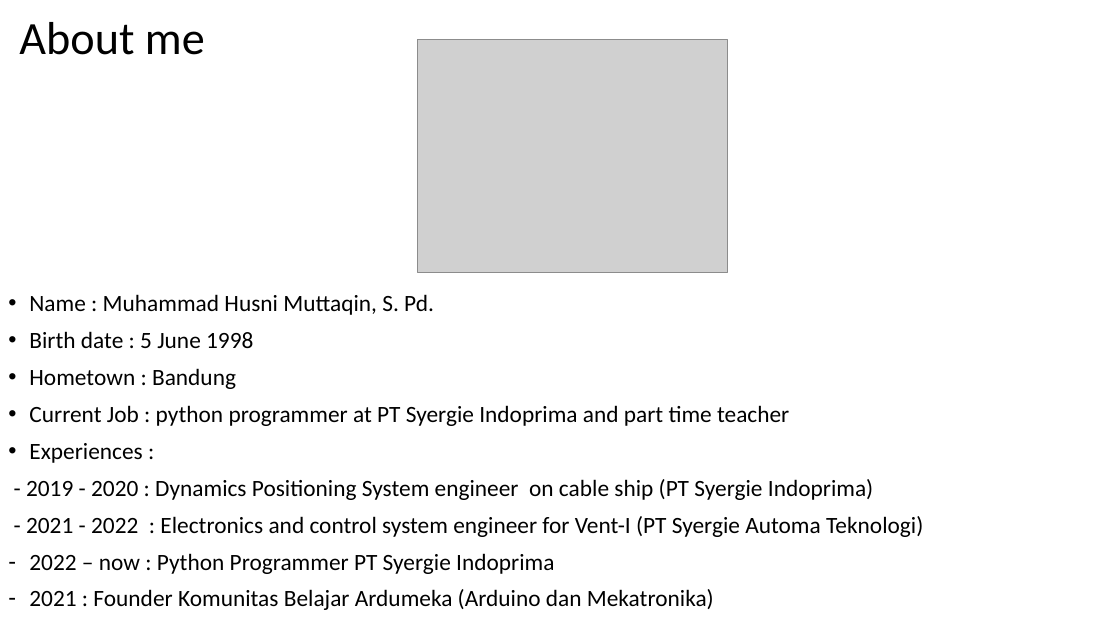
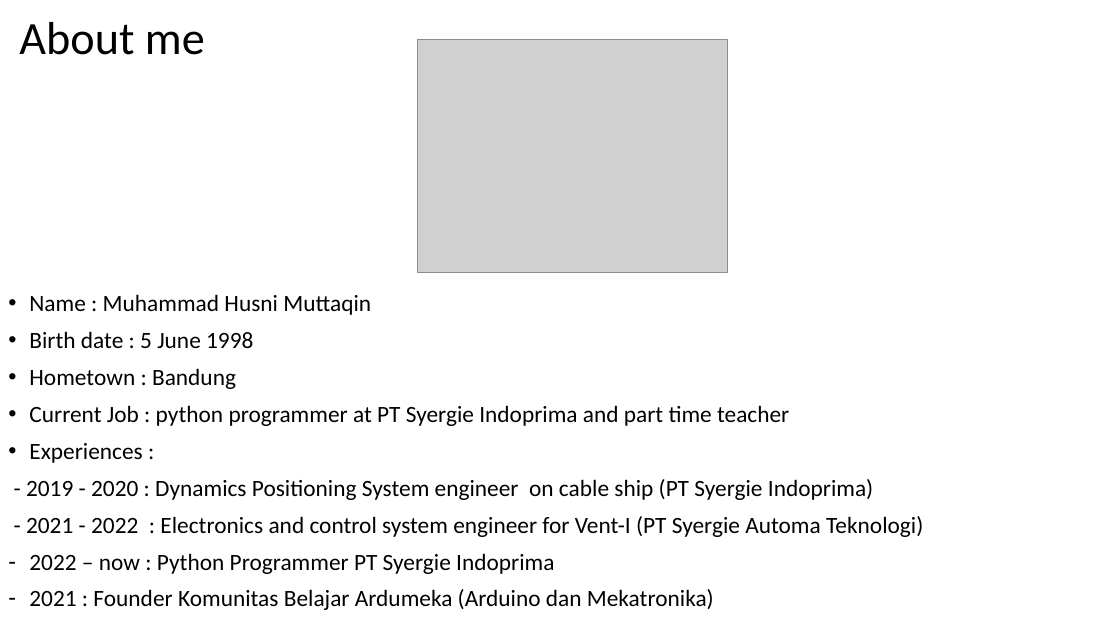
Before and after one commit to muhammadhusni777/circularSlider-qml, a slide deck: slide 2 of presentasi.pptx. Drawn at 1120x630 pixels with LibreOffice and Linux fonts; fonts in the diff are those of the drawing; grey boxes stand for pictures. Boxes give left, top, right and bottom in pixels: in the first picture for what was removed or moved away, otherwise in the second. Text is boxed around its words. In the diff, an @@ line names an element or a change of style, - is before the commit and + after.

```diff
--- a/presentasi.pptx
+++ b/presentasi.pptx
@@ text at (x1=29, y1=294, x2=371, y2=315): text changed @@
-• Name : Muhammad Husni Muttaqin, S. Pd.
+• Name : Muhammad Husni Muttaqin
```
Also in this commit, not shown: 2 other slides changed, 1 slide added, 7 other files.
